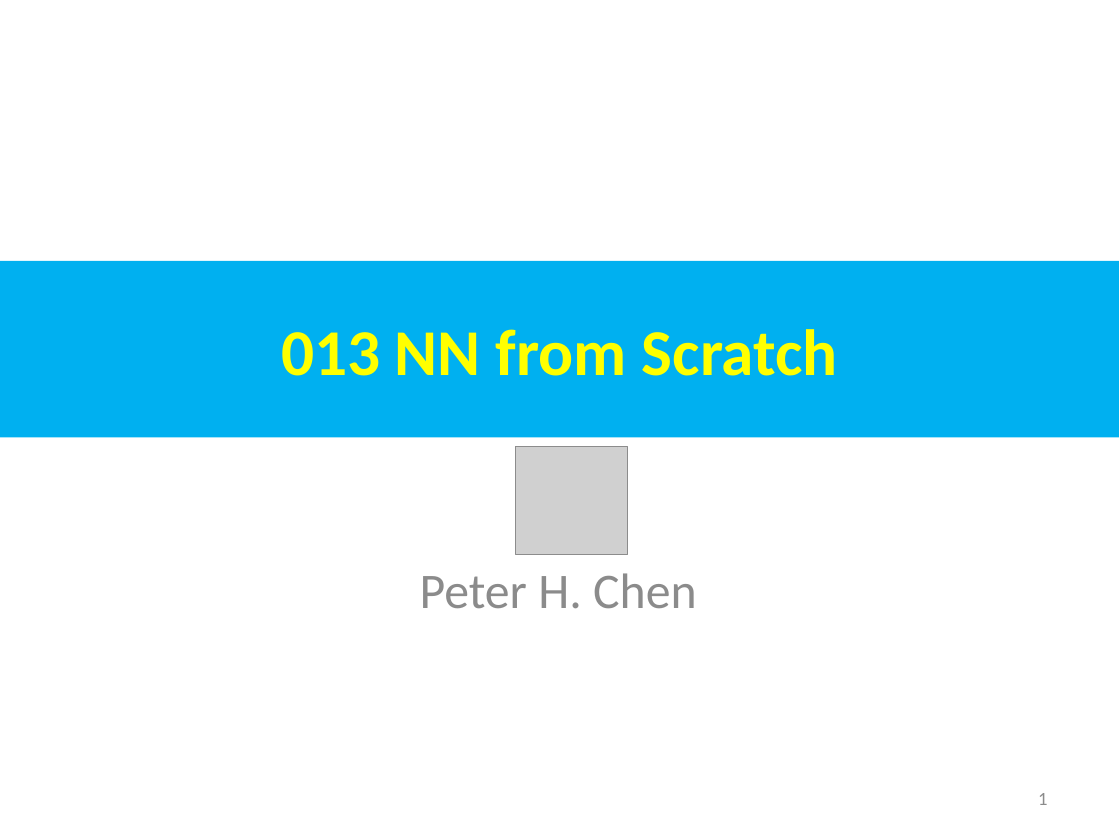
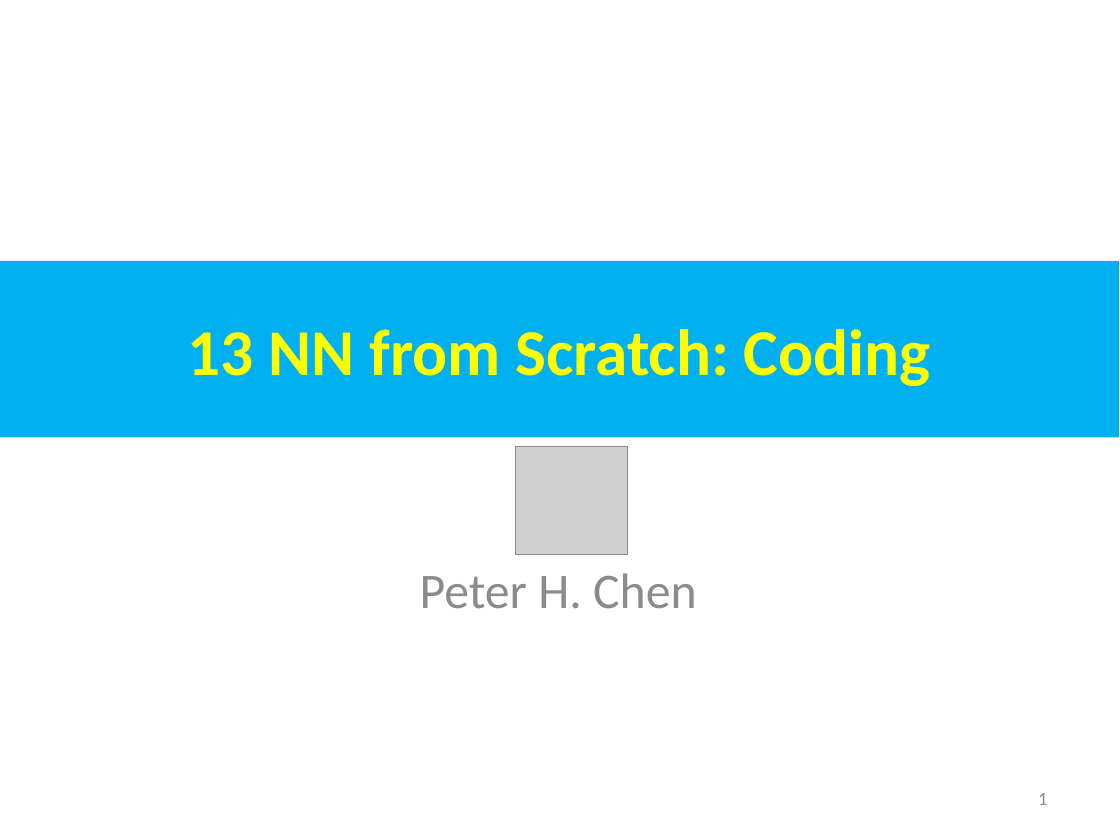
Before and after one commit to peterhchen/AIU_CS512_DL, a slide deck: slide 1 of 000_Lecture_Project/week04/01_Lecture/13_NN_Scratch.ppt. Drawn at 1120x840 pixels with LibreOffice and Linux fonts; fonts in the diff are those of the drawing; grey boxes stand for pictures. Boxes give left, top, right and bottom in pixels: in the first picture for what was removed or moved away, otherwise in the second. Text is boxed around its words. In the diff, an @@ line names an element or a change of style, - is before the commit and + after.

```diff
--- a/000_Lecture_Project/week04/01_Lecture/13_NN_Scratch.ppt
+++ b/000_Lecture_Project/week04/01_Lecture/13_NN_Scratch.ppt
@@ text in rectangle at <box>188,329,931,386</box>: text changed @@
-013 NN from Scratch
+13 NN from Scratch: Coding
```
Also in this commit, not shown: 16 other slides changed, 22 slides added, 1 slide removed.
